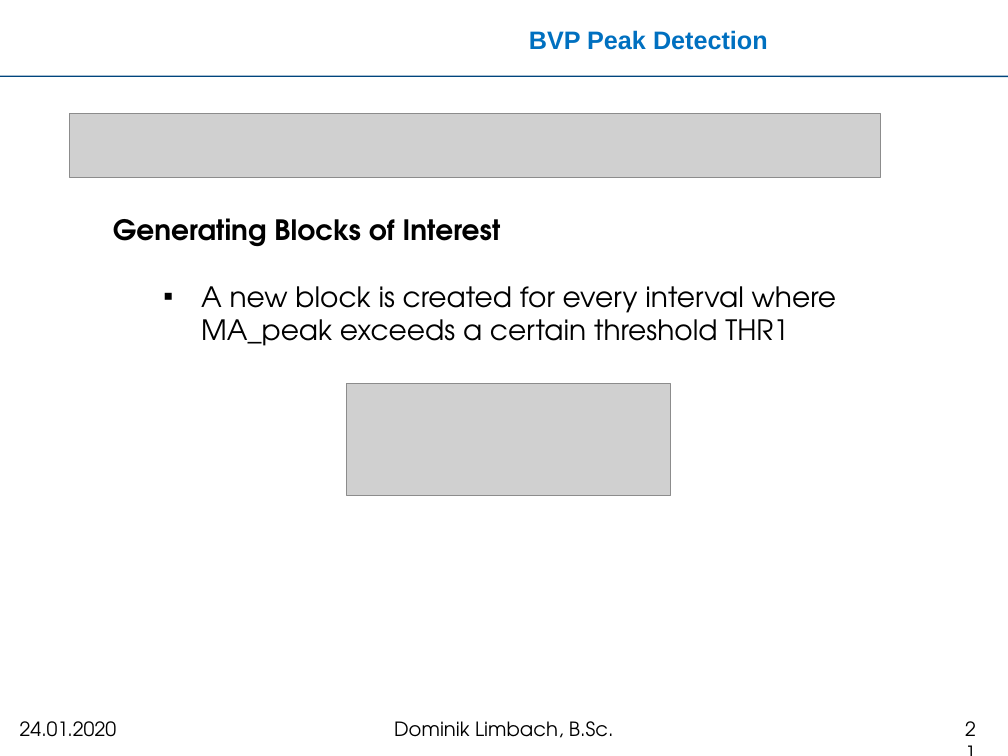
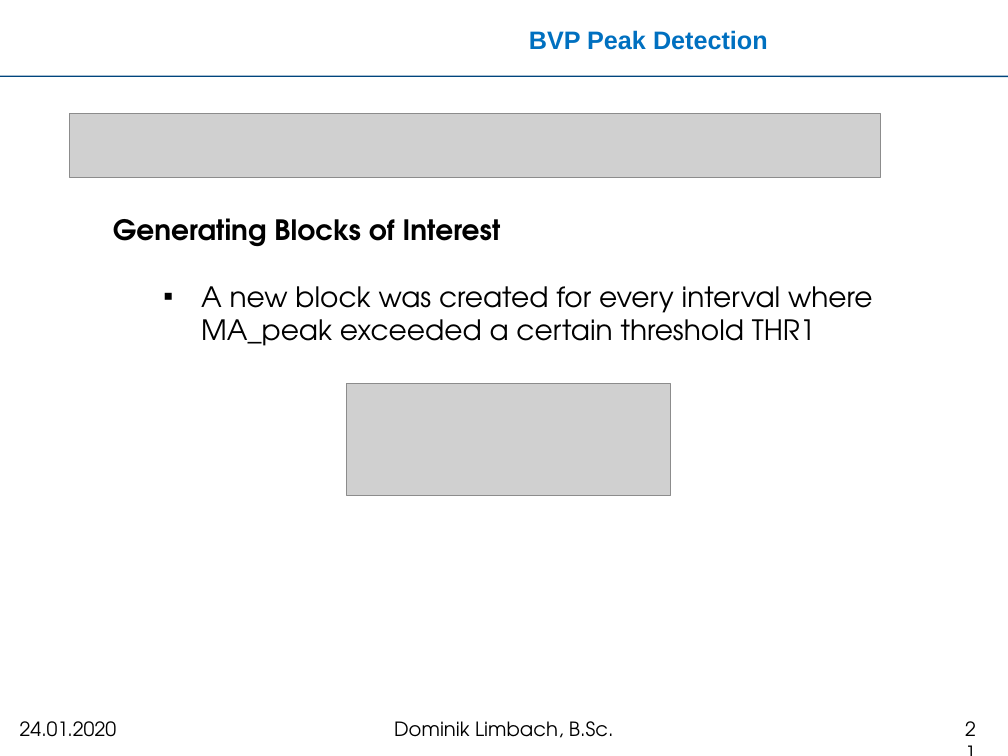
Before and after one commit to meistalampe/MTEC, a slide deck: slide 21 of Kolloquium-Master/kolloquium.pptx. Drawn at 1008x756 pixels with LibreOffice and Linux fonts; fonts in the diff are those of the drawing; grey boxes stand for pictures; background and template pictures are left out. Boxes give left, top, right and bottom in pixels: in the first picture for what was removed or moved away, otherwise in the second. Text is boxed around its words. In the diff, an @@ line names an element or a change of style, - is before the commit and + after.

```diff
--- a/Kolloquium-Master/kolloquium.pptx
+++ b/Kolloquium-Master/kolloquium.pptx
@@ text at box(201, 286, 872, 346): text changed @@
-  ▪ A new block is created for every interval where MA_peak exceeds a certain threshold THR1
+  ▪ A new block was created for every interval where MA_peak exceeded a certain threshold THR1
```
Also in this commit, not shown: 14 other slides changed.
